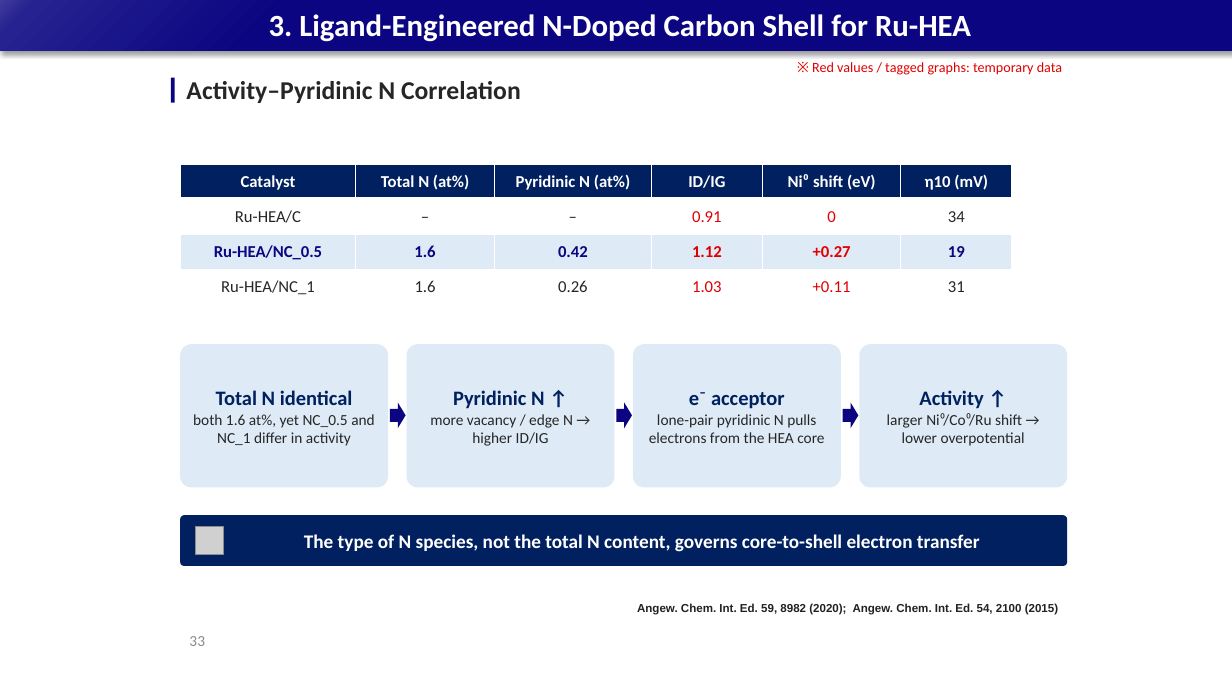
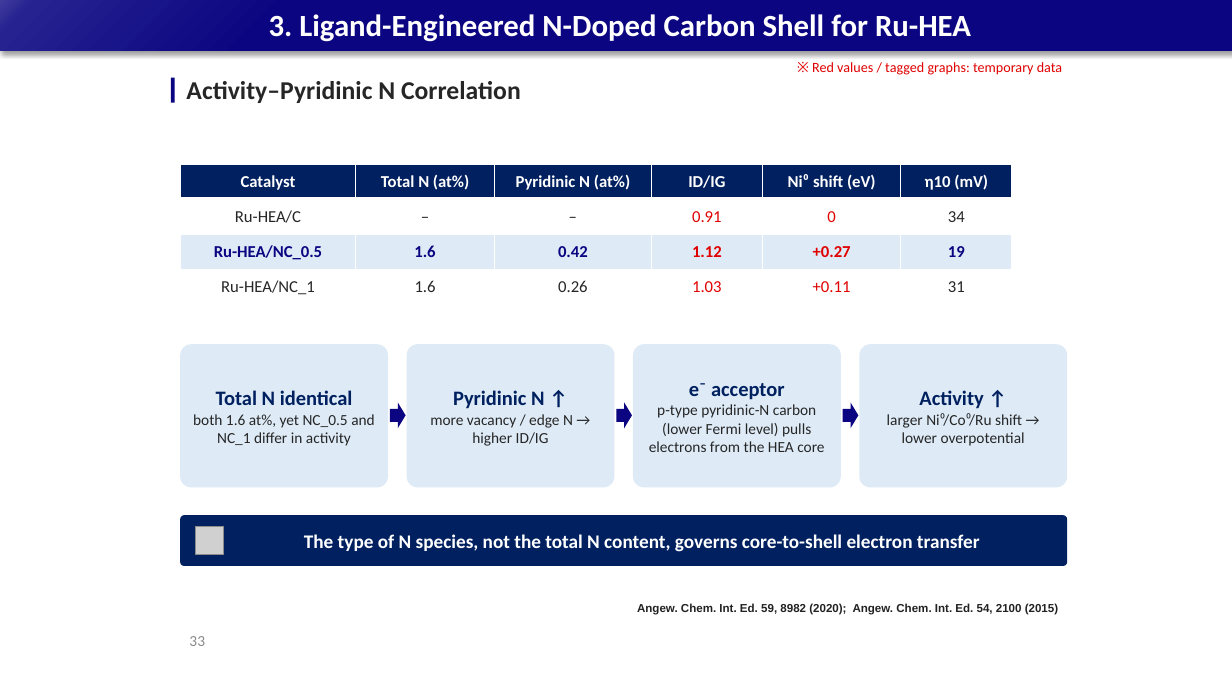
Before and after one commit to limsj0204/letter, a slide deck: slide 33 of 학위논문_디펜스_발표자료.pptx. Drawn at 1232x693 pixels with LibreOffice and Linux fonts; fonts in the diff are those of the drawing; grey boxes stand for pictures. Boxes give left, top, right and bottom in pixels: in the first picture for what was removed or moved away, otherwise in the second. Text is boxed around its words. In the diff, an @@ line names an element or a change of style, - is before the commit and + after.

```diff
--- a/학위논문_디펜스_발표자료.pptx
+++ b/학위논문_디펜스_발표자료.pptx
@@ text in rounded rectangle at bbox=[649, 404, 824, 452]: text changed @@
-lone-pair pyridinic N pulls electrons from the HEA core
+p-type pyridinic-N carbon (lower Fermi level) pulls electrons from the HEA core
```
Also in this commit, not shown: 1 other slide changed, 7 other files.
